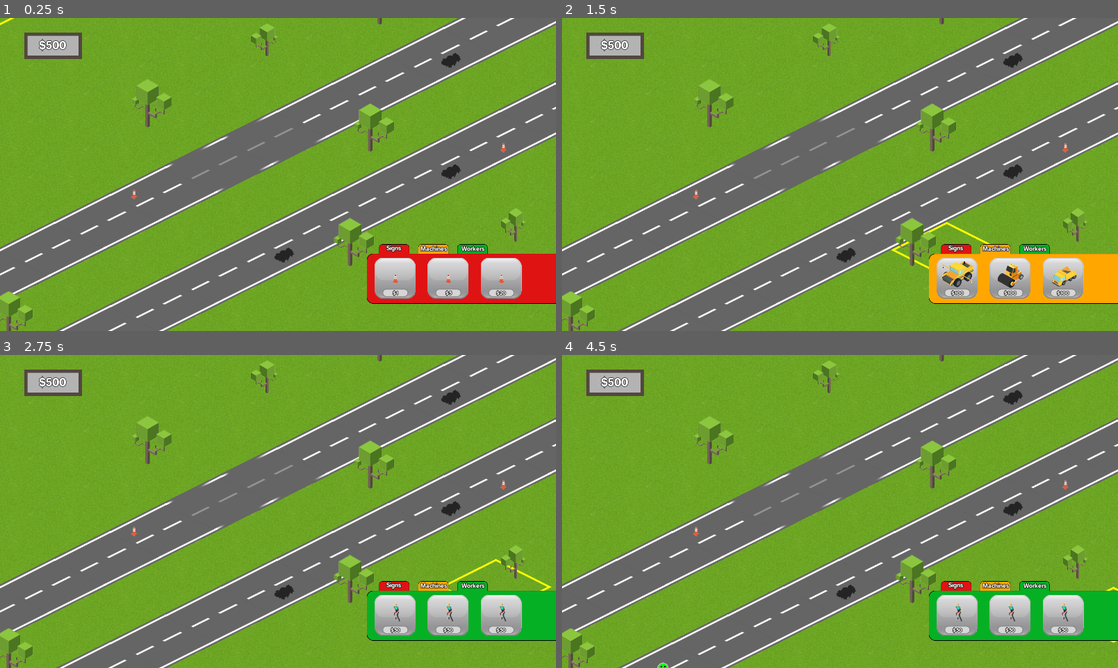
Above: before the commit, frames 1-4 (two rows, left to right).
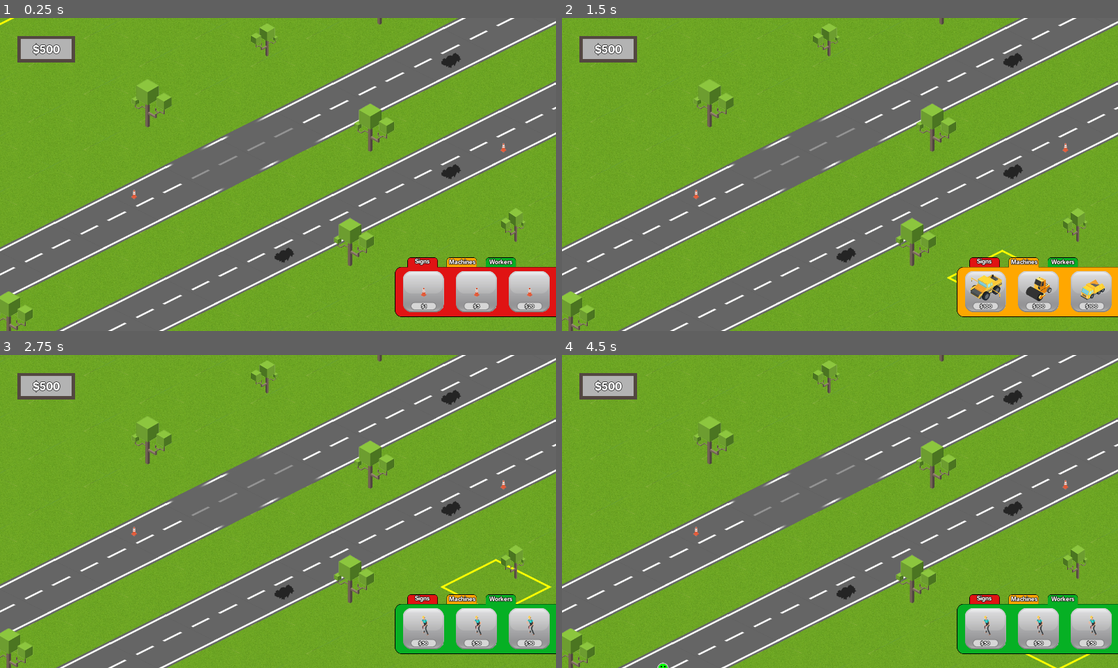
Above: after the commit, the same moments.

Repository: Machalord/Global-Game-Jam-2020
Game: Godot game, scene res://game.tscn
The game is run twice, just before and just after one commit, with the same random seed, the same clock (stepped at 60 frames per second) and the same inputs. The project has no main scene, so this scene is started directly.
Inputs:
- Up to frame 1 (0.25 s): no input
- Up to frame 2 (1.5 s): click "Signs" at 0.5 s; click "Machines" at 1.25 s
- Up to frame 3 (2.75 s): click "Workers" at 2 s
- Up to frame 4 (4.5 s): click "$50" at 2.75 s; click "$50" at 3.5 s; click "$50" at 4.25 s

The runs differ from the first frame. In frame 1, 7.5% of the frame differs, in the area x 3-100%, y 4-96%; in frame 2, 7.7%; in frame 3, 7.5%; in frame 4, 7.6%.

Commit message:
organizacion de arboles

Diff:
--- a/game.tscn
+++ b/game.tscn
@@ -91,218 +91,210 @@
 [node name="cono2" parent="." instance=ExtResource( 4 )]
 position = Vector2( 1041.92, 333.632 )
 
-[node name="tree" type="Sprite" parent="."]
-position = Vector2( 697.679, 558.523 )
-z_index = 2
-texture = ExtResource( 5 )
-
-[node name="tree3" type="Sprite" parent="."]
-position = Vector2( 231.684, 239.132 )
-z_index = 2
-texture = ExtResource( 5 )
-
-[node name="tree4" type="Sprite" parent="."]
-position = Vector2( 490.99, 93.1149 )
-scale = Vector2( 0.675156, 0.685308 )
-z_index = 2
-texture = ExtResource( 5 )
-flip_h = true
-
-[node name="tree5" type="Sprite" parent="."]
-position = Vector2( 1064.08, 519.063 )
-scale = Vector2( 0.616451, 0.704654 )
-z_index = 2
-texture = ExtResource( 5 )
-flip_h = true
-
-[node name="tree2" type="Sprite" parent="."]
-position = Vector2( 744.179, 295.132 )
-z_index = 2
-texture = ExtResource( 5 )
-
-[node name="tree10" type="Sprite" parent="."]
-position = Vector2( -134.545, 990.047 )
-z_index = 2
-texture = ExtResource( 5 )
-
-[node name="tree9" type="Sprite" parent="."]
-position = Vector2( -600.54, 670.656 )
-z_index = 2
-texture = ExtResource( 5 )
-
-[node name="tree8" type="Sprite" parent="."]
-position = Vector2( -341.235, 524.639 )
-scale = Vector2( 0.675156, 0.685308 )
-z_index = 2
-texture = ExtResource( 5 )
-flip_h = true
-
-[node name="tree7" type="Sprite" parent="."]
-position = Vector2( 231.855, 950.587 )
-scale = Vector2( 0.616451, 0.704654 )
-z_index = 2
-texture = ExtResource( 5 )
-flip_h = true
-
-[node name="tree6" type="Sprite" parent="."]
-position = Vector2( -88.0455, 726.656 )
-z_index = 2
-texture = ExtResource( 5 )
-
-[node name="tree15" type="Sprite" parent="."]
-position = Vector2( -798.955, 1305.13 )
-z_index = 2
-texture = ExtResource( 5 )
-
-[node name="tree14" type="Sprite" parent="."]
-position = Vector2( -1264.95, 985.737 )
-z_index = 2
-texture = ExtResource( 5 )
-
-[node name="tree13" type="Sprite" parent="."]
-position = Vector2( -1005.64, 839.72 )
-scale = Vector2( 0.675156, 0.685308 )
-z_index = 2
-texture = ExtResource( 5 )
-flip_h = true
-
-[node name="tree12" type="Sprite" parent="."]
-position = Vector2( -432.554, 1265.67 )
-scale = Vector2( 0.616451, 0.704654 )
-z_index = 2
-texture = ExtResource( 5 )
-flip_h = true
-
-[node name="tree11" type="Sprite" parent="."]
-position = Vector2( -752.455, 1041.74 )
-z_index = 2
-texture = ExtResource( 5 )
-
-[node name="tree20" type="Sprite" parent="."]
-position = Vector2( 1231.95, 322.212 )
-z_index = 2
-texture = ExtResource( 5 )
-
-[node name="tree19" type="Sprite" parent="."]
-position = Vector2( 765.951, 2.82141 )
-z_index = 2
-texture = ExtResource( 5 )
-
-[node name="tree18" type="Sprite" parent="."]
-position = Vector2( 1025.26, -143.196 )
-scale = Vector2( 0.675156, 0.685308 )
-z_index = 2
-texture = ExtResource( 5 )
-flip_h = true
-
-[node name="tree17" type="Sprite" parent="."]
-position = Vector2( 1598.35, 282.752 )
-scale = Vector2( 0.616451, 0.704654 )
-z_index = 2
-texture = ExtResource( 5 )
-flip_h = true
-
-[node name="tree16" type="Sprite" parent="."]
-position = Vector2( 1278.45, 58.8214 )
-z_index = 2
-texture = ExtResource( 5 )
-
-[node name="tree25" type="Sprite" parent="."]
-position = Vector2( 1896.36, -9.99245 )
-z_index = 2
-texture = ExtResource( 5 )
-
-[node name="tree24" type="Sprite" parent="."]
-position = Vector2( 1430.36, -329.383 )
-z_index = 2
-texture = ExtResource( 5 )
-
-[node name="tree23" type="Sprite" parent="."]
-position = Vector2( 1689.67, -475.4 )
-scale = Vector2( 0.675156, 0.685308 )
-z_index = 2
-texture = ExtResource( 5 )
-flip_h = true
-
-[node name="tree22" type="Sprite" parent="."]
-position = Vector2( 2262.76, -49.4524 )
-scale = Vector2( 0.616451, 0.704654 )
-z_index = 2
-texture = ExtResource( 5 )
-flip_h = true
-
-[node name="tree21" type="Sprite" parent="."]
-position = Vector2( 1942.86, -273.383 )
-z_index = 2
-texture = ExtResource( 5 )
-
-[node name="Node2D" type="Node2D" parent="."]
+[node name="trees" type="Node2D" parent="."]
+position = Vector2( 791.898, 593.607 )
+scale = Vector2( 0.75, 0.75 )
+
+[node name="tree" type="Sprite" parent="trees"]
+position = Vector2( -125.625, -46.7786 )
+scale = Vector2( 1.33333, 1.33333 )
+z_index = 2
+texture = ExtResource( 5 )
+
+[node name="tree3" type="Sprite" parent="trees"]
+position = Vector2( -746.952, -472.633 )
+scale = Vector2( 1.33333, 1.33333 )
+z_index = 2
+texture = ExtResource( 5 )
+
+[node name="tree4" type="Sprite" parent="trees"]
+position = Vector2( -401.211, -667.323 )
+scale = Vector2( 0.900208, 0.913744 )
+z_index = 2
+texture = ExtResource( 5 )
+flip_h = true
+
+[node name="tree5" type="Sprite" parent="trees"]
+position = Vector2( 362.909, -99.392 )
+scale = Vector2( 0.821935, 0.939539 )
+z_index = 2
+texture = ExtResource( 5 )
+flip_h = true
+
+[node name="tree2" type="Sprite" parent="trees"]
+position = Vector2( -63.6253, -397.967 )
+scale = Vector2( 1.33333, 1.33333 )
+z_index = 2
+texture = ExtResource( 5 )
+
+[node name="tree10" type="Sprite" parent="trees"]
+position = Vector2( -1235.26, 528.587 )
+scale = Vector2( 1.33333, 1.33333 )
+z_index = 2
+texture = ExtResource( 5 )
+
+[node name="tree9" type="Sprite" parent="trees"]
+position = Vector2( -1856.58, 102.732 )
+scale = Vector2( 1.33333, 1.33333 )
+z_index = 2
+texture = ExtResource( 5 )
+
+[node name="tree8" type="Sprite" parent="trees"]
+position = Vector2( -1510.84, -91.9573 )
+scale = Vector2( 0.900208, 0.913744 )
+z_index = 2
+texture = ExtResource( 5 )
+flip_h = true
+
+[node name="tree7" type="Sprite" parent="trees"]
+position = Vector2( -746.724, 475.973 )
+scale = Vector2( 0.821935, 0.939539 )
+z_index = 2
+texture = ExtResource( 5 )
+flip_h = true
+
+[node name="tree6" type="Sprite" parent="trees"]
+position = Vector2( -1173.26, 177.399 )
+scale = Vector2( 1.33333, 1.33333 )
+z_index = 2
+texture = ExtResource( 5 )
+
+[node name="tree15" type="Sprite" parent="trees"]
+position = Vector2( -2121.14, 948.697 )
+scale = Vector2( 1.33333, 1.33333 )
+z_index = 2
+texture = ExtResource( 5 )
+
+[node name="tree14" type="Sprite" parent="trees"]
+position = Vector2( -2742.46, 522.84 )
+scale = Vector2( 1.33333, 1.33333 )
+z_index = 2
+texture = ExtResource( 5 )
+
+[node name="tree13" type="Sprite" parent="trees"]
+position = Vector2( -2396.72, 328.151 )
+scale = Vector2( 0.900208, 0.913744 )
+z_index = 2
+texture = ExtResource( 5 )
+flip_h = true
+
+[node name="tree12" type="Sprite" parent="trees"]
+position = Vector2( -1632.6, 896.084 )
+scale = Vector2( 0.821935, 0.939539 )
+z_index = 2
+texture = ExtResource( 5 )
+flip_h = true
+
+[node name="tree11" type="Sprite" parent="trees"]
+position = Vector2( -2059.14, 597.511 )
+scale = Vector2( 1.33333, 1.33333 )
+z_index = 2
+texture = ExtResource( 5 )
+
+[node name="tree20" type="Sprite" parent="trees"]
+position = Vector2( 586.736, -361.86 )
+scale = Vector2( 1.33333, 1.33333 )
+z_index = 2
+texture = ExtResource( 5 )
+
+[node name="tree19" type="Sprite" parent="trees"]
+position = Vector2( -34.596, -787.714 )
+scale = Vector2( 1.33333, 1.33333 )
+z_index = 2
+texture = ExtResource( 5 )
+
+[node name="tree18" type="Sprite" parent="trees"]
+position = Vector2( 311.149, -982.404 )
+scale = Vector2( 0.900208, 0.913744 )
+z_index = 2
+texture = ExtResource( 5 )
+flip_h = true
+
+[node name="tree17" type="Sprite" parent="trees"]
+position = Vector2( 1075.27, -414.473 )
+scale = Vector2( 0.821935, 0.939539 )
+z_index = 2
+texture = ExtResource( 5 )
+flip_h = true
+
+[node name="tree16" type="Sprite" parent="trees"]
+position = Vector2( 648.736, -713.047 )
+scale = Vector2( 1.33333, 1.33333 )
+z_index = 2
+texture = ExtResource( 5 )
+
+[node name="tree25" type="Sprite" parent="trees"]
+position = Vector2( 1472.62, -804.799 )
+scale = Vector2( 1.33333, 1.33333 )
+z_index = 2
+texture = ExtResource( 5 )
+
+[node name="tree24" type="Sprite" parent="trees"]
+position = Vector2( 851.283, -1230.65 )
+scale = Vector2( 1.33333, 1.33333 )
+z_index = 2
+texture = ExtResource( 5 )
+
+[node name="tree23" type="Sprite" parent="trees"]
+position = Vector2( 1197.03, -1425.34 )
+scale = Vector2( 0.900208, 0.913744 )
+z_index = 2
+texture = ExtResource( 5 )
+flip_h = true
+
+[node name="tree22" type="Sprite" parent="trees"]
+position = Vector2( 1961.15, -857.413 )
+scale = Vector2( 0.821935, 0.939539 )
+z_index = 2
+texture = ExtResource( 5 )
+flip_h = true
+
+[node name="tree21" type="Sprite" parent="trees"]
+position = Vector2( 1534.62, -1155.99 )
+scale = Vector2( 1.33333, 1.33333 )
+z_index = 2
+texture = ExtResource( 5 )
+
+[node name="CameraControl" type="Node2D" parent="."]
 position = Vector2( 522.385, 402.602 )
 script = ExtResource( 6 )
 
-[node name="AreaIzq" type="Area2D" parent="Node2D"]
+[node name="AreaIzq" type="Area2D" parent="CameraControl"]
 position = Vector2( -602.602, -48.2965 )
 
-[node name="CollisionShape2D" type="CollisionShape2D" parent="Node2D/AreaIzq"]
+[node name="CollisionShape2D" type="CollisionShape2D" parent="CameraControl/AreaIzq"]
 position = Vector2( 0, 47.3123 )
 shape = SubResource( 1 )
 
-[node name="AreaDer" type="Area2D" parent="Node2D"]
+[node name="AreaDer" type="Area2D" parent="CameraControl"]
 position = Vector2( -3.63156, -0.984131 )
 
-[node name="CollisionShape2D" type="CollisionShape2D" parent="Node2D/AreaDer"]
+[node name="CollisionShape2D" type="CollisionShape2D" parent="CameraControl/AreaDer"]
 position = Vector2( 592.092, -9.76062 )
 shape = SubResource( 2 )
 
-[node name="Areaup" type="Area2D" parent="Node2D"]
+[node name="Areaup" type="Area2D" parent="CameraControl"]
 position = Vector2( -3.63156, -0.984131 )
 
-[node name="CollisionShape2D" type="CollisionShape2D" parent="Node2D/Areaup"]
-position = Vector2( 6.22235, 281.833 )
+[node name="CollisionShape2D" type="CollisionShape2D" parent="CameraControl/Areaup"]
+position = Vector2( -4.32611, 315.236 )
 shape = SubResource( 3 )
 
-[node name="Areadown" type="Area2D" parent="Node2D"]
+[node name="Areadown" type="Area2D" parent="CameraControl"]
 position = Vector2( -3.63156, -0.984131 )
 
-[node name="CollisionShape2D" type="CollisionShape2D" parent="Node2D/Areadown"]
+[node name="CollisionShape2D" type="CollisionShape2D" parent="CameraControl/Areadown"]
 position = Vector2( 0, -319.391 )
 shape = SubResource( 4 )
 
-[node name="Camera2D" type="Camera2D" parent="Node2D"]
+[node name="Camera2D" type="Camera2D" parent="CameraControl"]
 current = true
 editor_draw_screen = false
 editor_draw_limits = true
 
-[node name="Hud" parent="Node2D" instance=ExtResource( 10 )]
-position = Vector2( -654.165, -402.602 )
-z_index = 7
-
-[node name="money" parent="Node2D/Hud" index="0"]
-margin_left = 69.9999
-margin_top = 76.0
-margin_right = 247.0
-margin_bottom = 157.0
-
-[node name="money_label" parent="Node2D/Hud" index="1"]
-margin_left = 67.8356
-margin_top = 74.6966
-margin_right = 201.835
-margin_bottom = 136.697
-
-[node name="panels" parent="Node2D/Hud" index="2"]
-margin_left = 821.028
-margin_top = 563.312
-margin_right = 821.028
-margin_bottom = 563.312
-
-[node name="panel_buttons" parent="Node2D/Hud" index="3"]
-position = Vector2( 821.029, 44.3121 )
-
-[node name="buttons" parent="Node2D/Hud" index="4"]
-margin_left = 821.029
-margin_top = 44.3121
-margin_right = 861.029
-margin_bottom = 84.3121
+[node name="Hud" parent="CameraControl" instance=ExtResource( 10 )]
+position = Vector2( -640, -360 )
+z_index = 20
 
 [node name="peaje2" parent="." instance=ExtResource( 9 )]
 position = Vector2( -1332.82, 1223.44 )
@@ -358,25 +350,23 @@
 
 [node name="CollisionShape2D" type="CollisionShape2D" parent="Area2D2"]
 shape = SubResource( 10 )
-[connection signal="area_entered" from="Node2D/AreaIzq" to="Node2D" method="_on_AreaIzq_area_entered"]
-[connection signal="area_exited" from="Node2D/AreaIzq" to="Node2D" method="_on_AreaIzq_area_exited"]
-[connection signal="mouse_entered" from="Node2D/AreaIzq" to="Node2D" method="_on_AreaIzq_mouse_entered"]
-[connection signal="mouse_exited" from="Node2D/AreaIzq" to="Node2D" method="_on_AreaIzq_mouse_exited"]
-[connection signal="area_entered" from="Node2D/AreaDer" to="Node2D" method="_on_AreaDer_area_entered"]
-[connection signal="area_exited" from="Node2D/AreaDer" to="Node2D" method="_on_AreaDer_area_exited"]
-[connection signal="mouse_entered" from="Node2D/AreaDer" to="Node2D" method="_on_AreaDer_mouse_entered"]
-[connection signal="mouse_exited" from="Node2D/AreaDer" to="Node2D" method="_on_AreaDer_mouse_exited"]
-[connection signal="area_entered" from="Node2D/Areaup" to="Node2D" method="_on_Areaup_area_entered"]
-[connection signal="area_exited" from="Node2D/Areaup" to="Node2D" method="_on_Areaup_area_exited"]
-[connection signal="mouse_entered" from="Node2D/Areaup" to="Node2D" method="_on_Areaup_mouse_entered"]
-[connection signal="mouse_exited" from="Node2D/Areaup" to="Node2D" method="_on_Areaup_mouse_exited"]
-[connection signal="area_entered" from="Node2D/Areadown" to="Node2D" method="_on_Areadown_area_entered"]
-[connection signal="area_exited" from="Node2D/Areadown" to="Node2D" method="_on_Areadown_area_exited"]
-[connection signal="mouse_entered" from="Node2D/Areadown" to="Node2D" method="_on_Areadown_mouse_entered"]
-[connection signal="mouse_exited" from="Node2D/Areadown" to="Node2D" method="_on_Areadown_mouse_exited"]
+[connection signal="area_entered" from="CameraControl/AreaIzq" to="CameraControl" method="_on_AreaIzq_area_entered"]
+[connection signal="area_exited" from="CameraControl/AreaIzq" to="CameraControl" method="_on_AreaIzq_area_exited"]
+[connection signal="mouse_entered" from="CameraControl/AreaIzq" to="CameraControl" method="_on_AreaIzq_mouse_entered"]
+[connection signal="mouse_exited" from="CameraControl/AreaIzq" to="CameraControl" method="_on_AreaIzq_mouse_exited"]
+[connection signal="area_entered" from="CameraControl/AreaDer" to="CameraControl" method="_on_AreaDer_area_entered"]
+[connection signal="area_exited" from="CameraControl/AreaDer" to="CameraControl" method="_on_AreaDer_area_exited"]
+[connection signal="mouse_entered" from="CameraControl/AreaDer" to="CameraControl" method="_on_AreaDer_mouse_entered"]
+[connection signal="mouse_exited" from="CameraControl/AreaDer" to="CameraControl" method="_on_AreaDer_mouse_exited"]
+[connection signal="area_entered" from="CameraControl/Areaup" to="CameraControl" method="_on_Areaup_area_entered"]
+[connection signal="area_exited" from="CameraControl/Areaup" to="CameraControl" method="_on_Areaup_area_exited"]
+[connection signal="mouse_entered" from="CameraControl/Areaup" to="CameraControl" method="_on_Areaup_mouse_entered"]
+[connection signal="mouse_exited" from="CameraControl/Areaup" to="CameraControl" method="_on_Areaup_mouse_exited"]
+[connection signal="area_entered" from="CameraControl/Areadown" to="CameraControl" method="_on_Areadown_area_entered"]
+[connection signal="area_exited" from="CameraControl/Areadown" to="CameraControl" method="_on_Areadown_area_exited"]
+[connection signal="mouse_entered" from="CameraControl/Areadown" to="CameraControl" method="_on_Areadown_mouse_entered"]
+[connection signal="mouse_exited" from="CameraControl/Areadown" to="CameraControl" method="_on_Areadown_mouse_exited"]
 
 [editable path="peaje3"]
 
 [editable path="peaje4"]
-
-[editable path="Node2D/Hud"]
